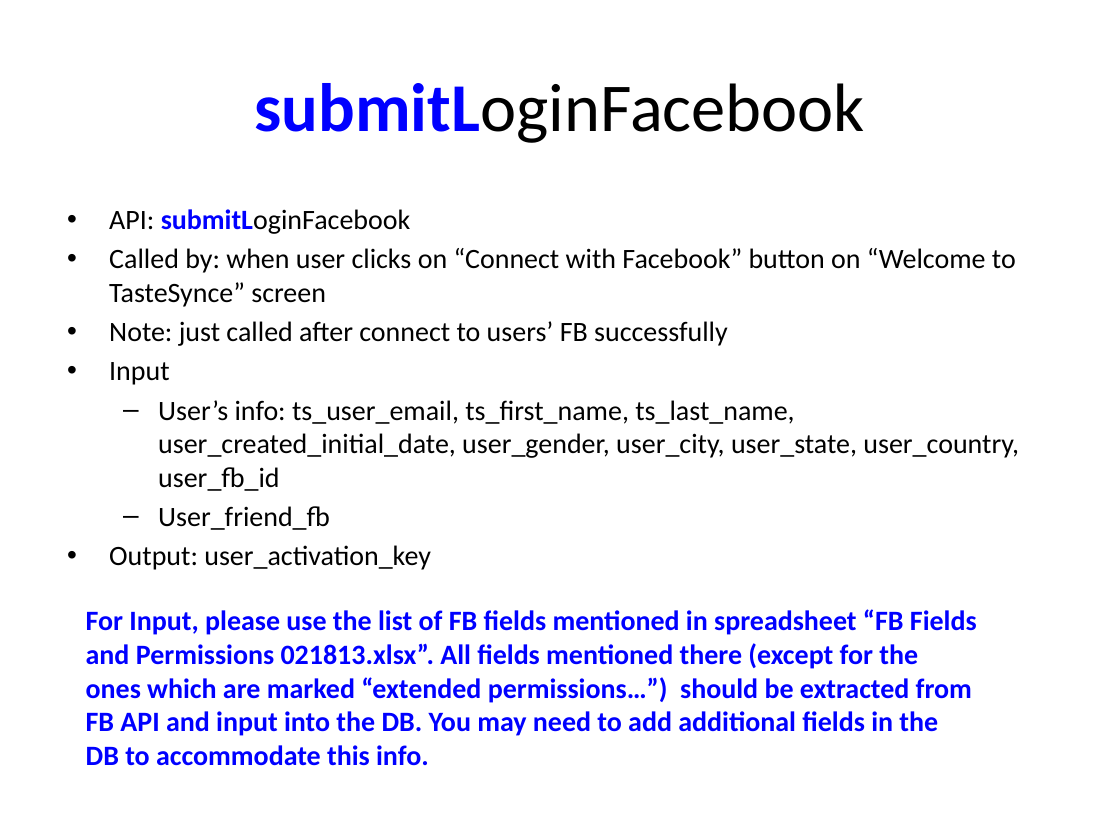
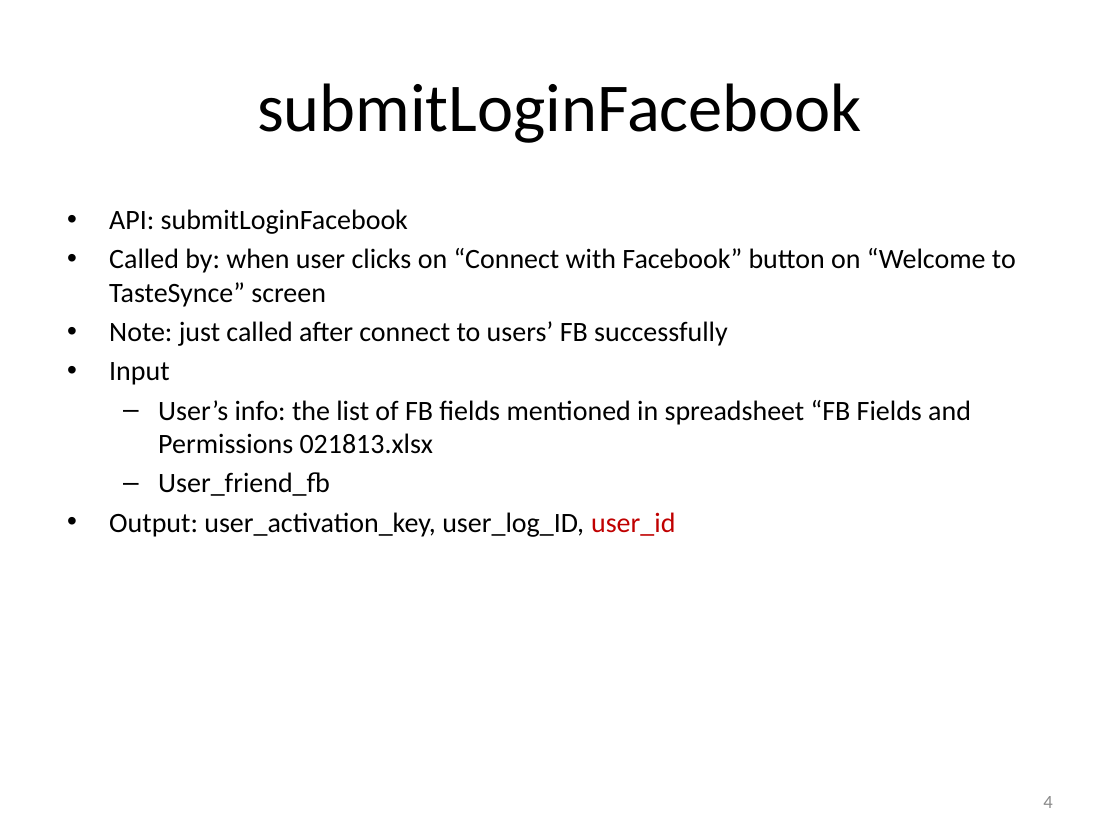
Before and after one commit to catalonia/mob, a slide deck: slide 4 of ws/WS Design Docs/API_Listing.pptx. Drawn at 1120x840 pixels with LibreOffice and Linux fonts; fonts in the diff are those of the drawing. Boxes give left, top, right and bottom in pixels: in the first picture for what was removed or moved away, otherwise in the second. Text is boxed around its words. In the diff, an @@ line names an element or a change of style, - is before the commit and + after.

```diff
--- a/ws/WS Design Docs/API_Listing.pptx
+++ b/ws/WS Design Docs/API_Listing.pptx
@@ title "submitLoginFacebook" at (257, 83, 862, 143): text colour #0000FF to #000000, bold off in "submitLoginFacebook" @@
@@ text at (109, 209, 408, 234): text colour #0000FF to #000000, bold off in "submitLoginFacebook" @@
@@ text at (158, 400, 971, 454): text changed @@
-  – User’s info: ts_user_email, ts_first_name, ts_last_name, user_created_initial_date, user_gender, user_city, user_state, user_country, user_fb_id
+  – User’s info: the list of FB fields mentioned in spreadsheet “FB Fields and Permissions 021813.xlsx
@@ text at (109, 512, 675, 537): text changed @@
-• Output: user_activation_key
+• Output: user_activation_key, user_log_ID, user_id
@@ text removed at (86, 609, 977, 766) @@
-For Input, please use the list of FB fields mentioned in spreadsheet “FB Fields and Permissions 021813.xlsx”. All fields mentioned there (except for the ones which are marked “extended permissions…”) should be extracted from FB API and input into the DB. You may need to add additional fields in the DB to accommodate this info.
@@ page number added at (1043, 796, 1052, 808), 12 pt, text #8C8C8C @@
+4
```
Also in this commit, not shown: 29 other slides changed, 7 slides added, 2 slides removed.
